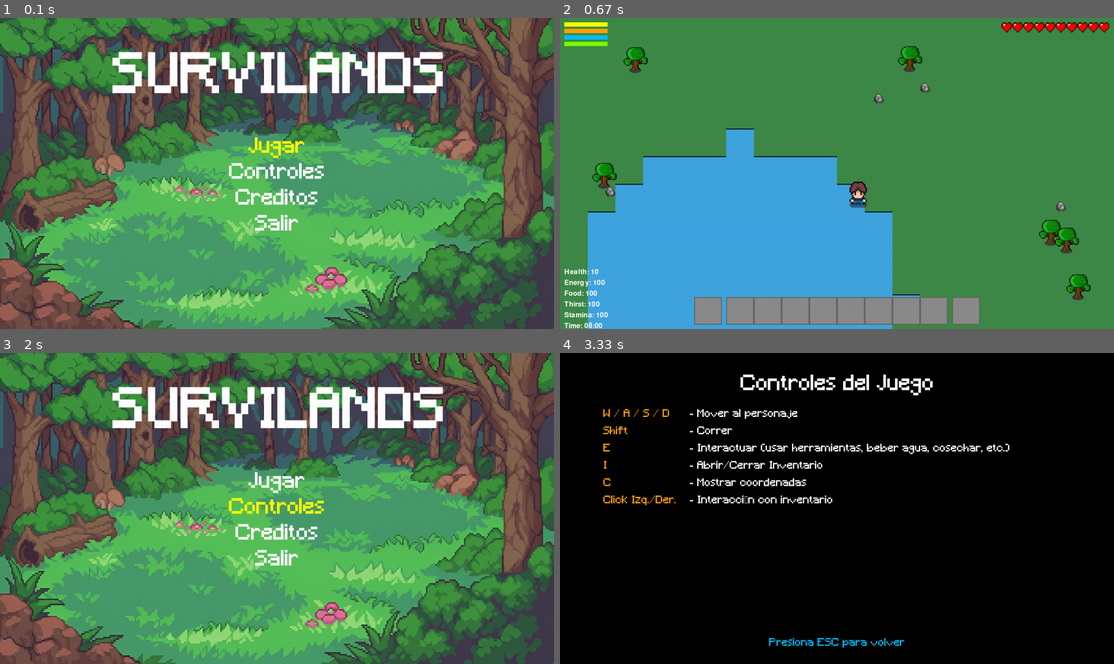
Above: before the commit, frames 1-4 (two rows, left to right).
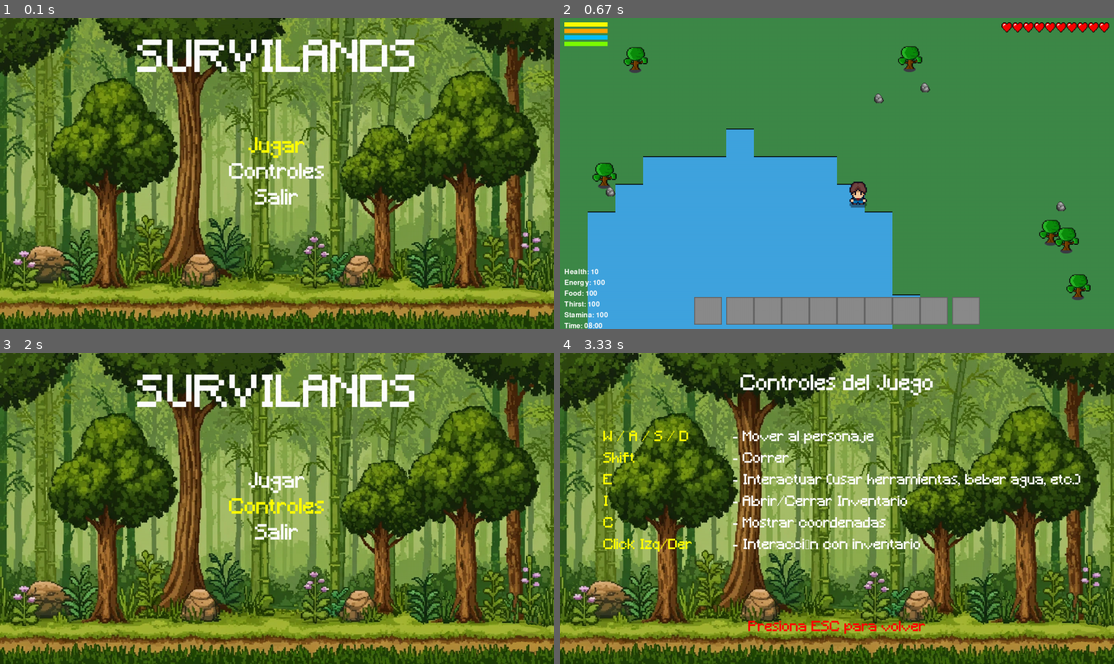
Above: after the commit, the same moments.

Repository: dede-08/survilands-pygame
Game: pygame game, started from main.py
Same seed, same stepped clock (60 frames per second), same inputs: the game is played once before the commit and once after it.
Inputs:
- Up to frame 1 (0.1 s): no input
- Up to frame 2 (0.67 s): tap Enter at 0.33 s
- Up to frame 3 (2 s): hold W 0.67-1.13 s; hold Esc 1.17-1.63 s; hold D 1.17-1.63 s; hold Down 1.67-1.97 s; tap T at 1.82 s
- Up to frame 4 (3.33 s): tap Enter at 2 s

The runs differ from the first frame. In frame 1, 99% of the frame differs, in the area x 0-100%, y 0-100%; in frame 2, nothing differs; in frame 3, 99%; in frame 4, 99%.

Commit message:
pantalla de game over implementada

Diff:
--- a/constants.py
+++ b/constants.py
@@ -23,6 +23,10 @@
 GREEN = (0, 255, 0)
 BLUE = (0, 0, 255)
 BROWN = (139, 69, 19)
+RED = (255, 0, 0)
+DARK_BLUE = (0, 0, 128)
+SKY_BLUE = (81, 209, 246)
+YELLOW = (255, 255, 0)
 
 # barras de estado
 MAX_ENERGY = 100
--- a/controls_screen.py
+++ b/controls_screen.py
@@ -7,38 +7,44 @@
         self.screen = screen
         font_path = os.path.join("assets", "fonts", "Minecraft.ttf")
         self.title_font = pygame.font.Font(font_path, 48)
-        self.text_font = pygame.font.Font(font_path, 24)
+        self.text_font = pygame.font.Font(font_path, 32)
+
+        #cargar imagen de fondo
+        self.background_image = pygame.image.load("assets/images/interface/options_background.png").convert()
+        self.background_image = pygame.transform.scale(self.background_image, (constants.WIDTH, constants.HEIGHT))
 
         self.controls = [
             ("W / A / S / D", "Mover al personaje"),
             ("Shift", "Correr"),
-            ("E", "Interactuar (usar herramientas, beber agua, cosechar, etc.)"),
+            ("E", "Interactuar (usar herramientas, beber agua, etc.)"),
             ("I", "Abrir/Cerrar Inventario"),
             ("C", "Mostrar coordenadas"),
-            ("Click Izq./Der.", "Interacción con inventario")
+            ("Click Izq/Der", "Interacción con inventario")
         ]
 
     def run(self):
         running = True
         while running:
-            self.screen.fill((0, 0, 0))
+
+            #dibujar el fondo de la pantalla
+            self.screen.blit(self.background_image, (0, 0))
 
             title = self.title_font.render("Controles del Juego", True, constants.WHITE)
             self.screen.blit(title, (constants.WIDTH // 2 - title.get_width() // 2, 50))
 
-            start_y = 130
-            spacing = 40
+            start_y = 180
+            spacing = 50
 
             for key, action in self.controls:
-                key_text = self.text_font.render(f"{key}", True, constants.FOOD_COLOR)
+                key_text = self.text_font.render(f"{key}", True, constants.YELLOW)
                 action_text = self.text_font.render(f"- {action}", True, constants.WHITE)
 
                 self.screen.blit(key_text, (100, start_y))
-                self.screen.blit(action_text, (300, start_y))
+                self.screen.blit(action_text, (400, start_y))
                 start_y += spacing
 
-            back_text = self.text_font.render("Presiona ESC para volver", True, constants.THIRST_COLOR)
-            self.screen.blit(back_text, (constants.WIDTH // 2 - back_text.get_width() // 2, constants.HEIGHT - 60))
+            back_text = self.text_font.render("Presiona ESC para volver", True, constants.RED)
+            self.screen.blit(back_text, (constants.WIDTH // 2 - back_text.get_width() // 2, constants.HEIGHT - 100))
 
             pygame.display.flip()
 
--- /dev/null
+++ b/game_over_screen.py
@@ -0,0 +1,44 @@
+import pygame
+import sys
+import constants
+
+class GameOverScreen:
+    def __init__(self, screen):
+        self.screen = screen
+        self.options = ["Volver al menu", "Salir"]
+        self.selected = 0
+        self.font = pygame.font.Font("assets/fonts/Minecraft.ttf", 32)
+
+    def draw(self):
+        self.screen.fill((0, 0, 0))
+        title_font = pygame.font.Font("assets/fonts/Minecraft.ttf", 64)
+        title = title_font.render("GAME OVER", True, constants.RED)
+        self.screen.blit(title, (constants.WIDTH // 2 - title.get_width() // 2, 100))
+
+        for i, option in enumerate(self.options):
+            color = constants.YELLOW if i == self.selected else constants.WHITE
+            text = self.font.render(option, True, color)
+            self.screen.blit(text, (constants.WIDTH // 2 - text.get_width() // 2, 250 + i * 60))
+
+        pygame.display.flip()
+
+    def run(self):
+        clock = pygame.time.Clock()
+        while True:
+            self.draw()
+            for event in pygame.event.get():
+                if event.type == pygame.QUIT:
+                    pygame.quit()
+                    sys.exit()
+                if event.type == pygame.KEYDOWN:
+                    if event.key == pygame.K_UP:
+                        self.selected = (self.selected - 1) % len(self.options)
+                    elif event.key == pygame.K_DOWN:
+                        self.selected = (self.selected + 1) % len(self.options)
+                    elif event.key == pygame.K_RETURN:
+                        if self.options[self.selected] == "Volver al menu":
+                            return "menu"
+                        elif self.options[self.selected] == "Salir":
+                            pygame.quit()
+                            sys.exit()
+            clock.tick(60)
--- a/main.py
+++ b/main.py
@@ -5,8 +5,9 @@
 from world import World
 from main_menu import MainMenu
 from controls_screen import ControlsScreen
+from game_over_screen import GameOverScreen
 
-# Inicializar pygame
+#inicializar pygame
 pygame.init()
 
 screen = pygame.display.set_mode((constants.WIDTH, constants.HEIGHT))
@@ -27,6 +28,7 @@
     show_inventory = False
     show_coordinates = False
     status_update_timer = 0
+
     camera_x = camera_y = 0
 
     while True:
@@ -47,7 +49,7 @@
                 if event.key == pygame.K_c:
                     show_coordinates = not show_coordinates
                 if event.key == pygame.K_ESCAPE:
-                    return  # Volver al menú
+                    return
 
             if event.type == pygame.MOUSEBUTTONDOWN:
                 character.inventory.handle_click(pygame.mouse.get_pos(), event.button, show_inventory)
@@ -77,9 +79,10 @@
             status_update_timer = 0
 
         if character.current_health <= 0:
-            print("game over")
-            pygame.quit()
-            sys.exit()
+            game_over = GameOverScreen(screen)
+            result = game_over.run()
+            if result == "menu":
+                return
 
         screen.fill((0, 0, 0))
         world.draw(screen, camera_x, camera_y)
@@ -119,8 +122,6 @@
             game_loop()
         elif option == "Controles":
             show_controls()
-        elif option == "Creditos":
-            pass
         elif option == "Salir":
             pygame.quit()
             sys.exit()
--- a/main_menu.py
+++ b/main_menu.py
@@ -5,15 +5,15 @@
 class MainMenu:
     def __init__(self, screen):
         self.screen = screen
-        self.font = pygame.font.Font(None, 48)
-        self.title_font = pygame.font.Font(None, 80)
+        #self.font = pygame.font.Font(None, 48)
+        self.title_font = pygame.font.Font("assets/fonts/Minecraft.ttf", 100)
         self.clock = pygame.time.Clock()
 
-        self.options = ["Jugar", "Controles", "Creditos", "Salir"]
+        self.options = ["Jugar", "Controles", "Salir"]
         self.selected = 0
 
-        # Cargar imagen de fondo
-        self.background_image = pygame.image.load("assets/images/interface/menu_background.png").convert()
+        #cargar imagen de fondo
+        self.background_image = pygame.image.load("assets/images/interface/options_background.png").convert()
         self.background_image = pygame.transform.scale(self.background_image, (constants.WIDTH, constants.HEIGHT))
 
         #cargar fuentes de las opciones
@@ -25,12 +25,12 @@
         #dibujar el fondo del menu
         self.screen.blit(self.background_image, (0, 0))
 
-        # Título del juego
-        #title_text = self.title_font.render("SURVILANDS", True, constants.WHITE)
-        #title_rect = title_text.get_rect(center=(constants.WIDTH // 2, 100))
-        #self.screen.blit(title_text, title_rect)
+        #título del juego
+        title_text = self.title_font.render("SURVILANDS", True, constants.WHITE)
+        title_rect = title_text.get_rect(center=(constants.WIDTH // 2, 100))
+        self.screen.blit(title_text, title_rect)
 
-        # Opciones del menú
+        #opciones del menu
         for index, option in enumerate(self.options):
             color = constants.WHITE if index != self.selected else (255, 255, 0)  # Amarillo si está seleccionado
             text = self.font.render(option, True, color)
Binary file added: assets/images/interface/options_background.png
